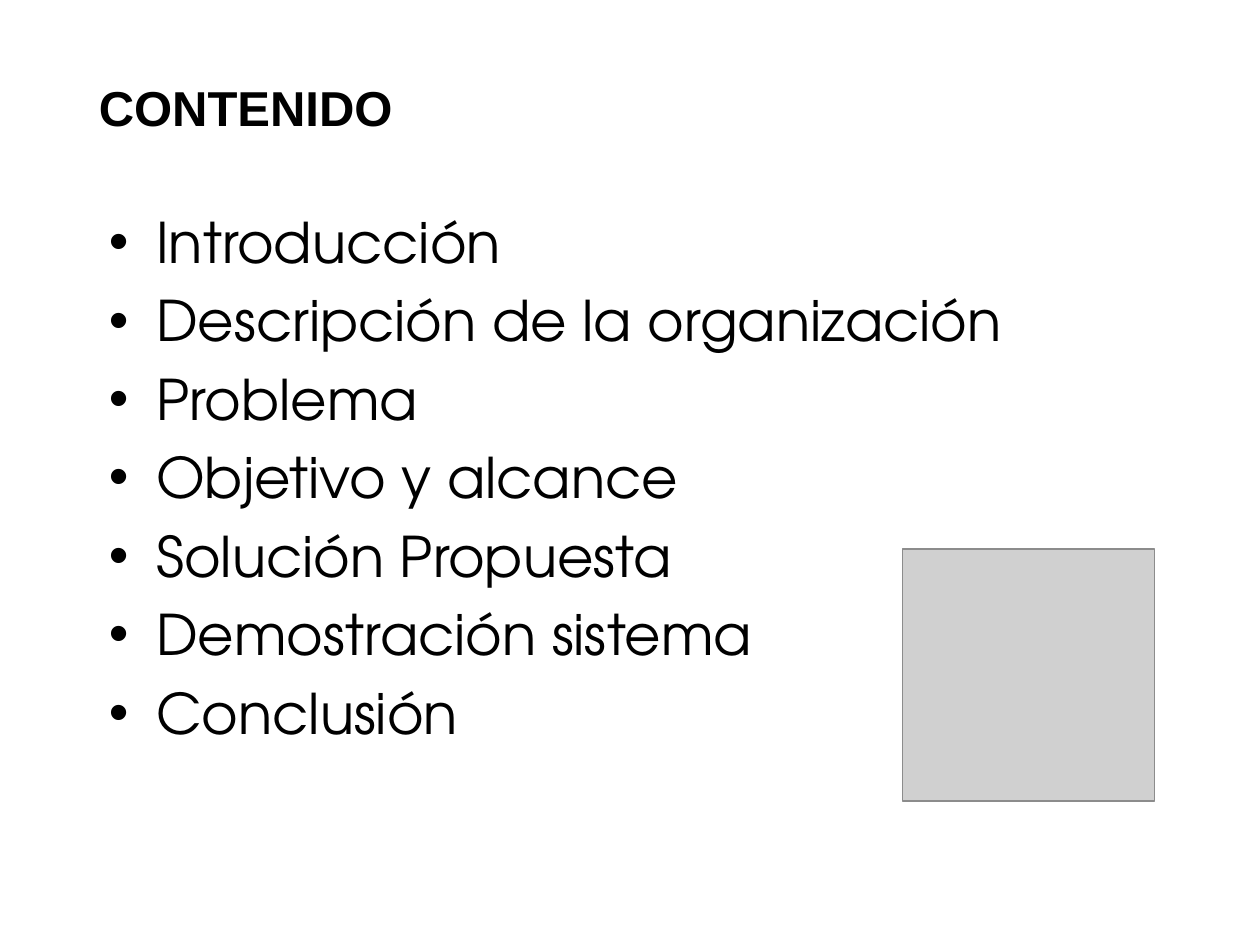
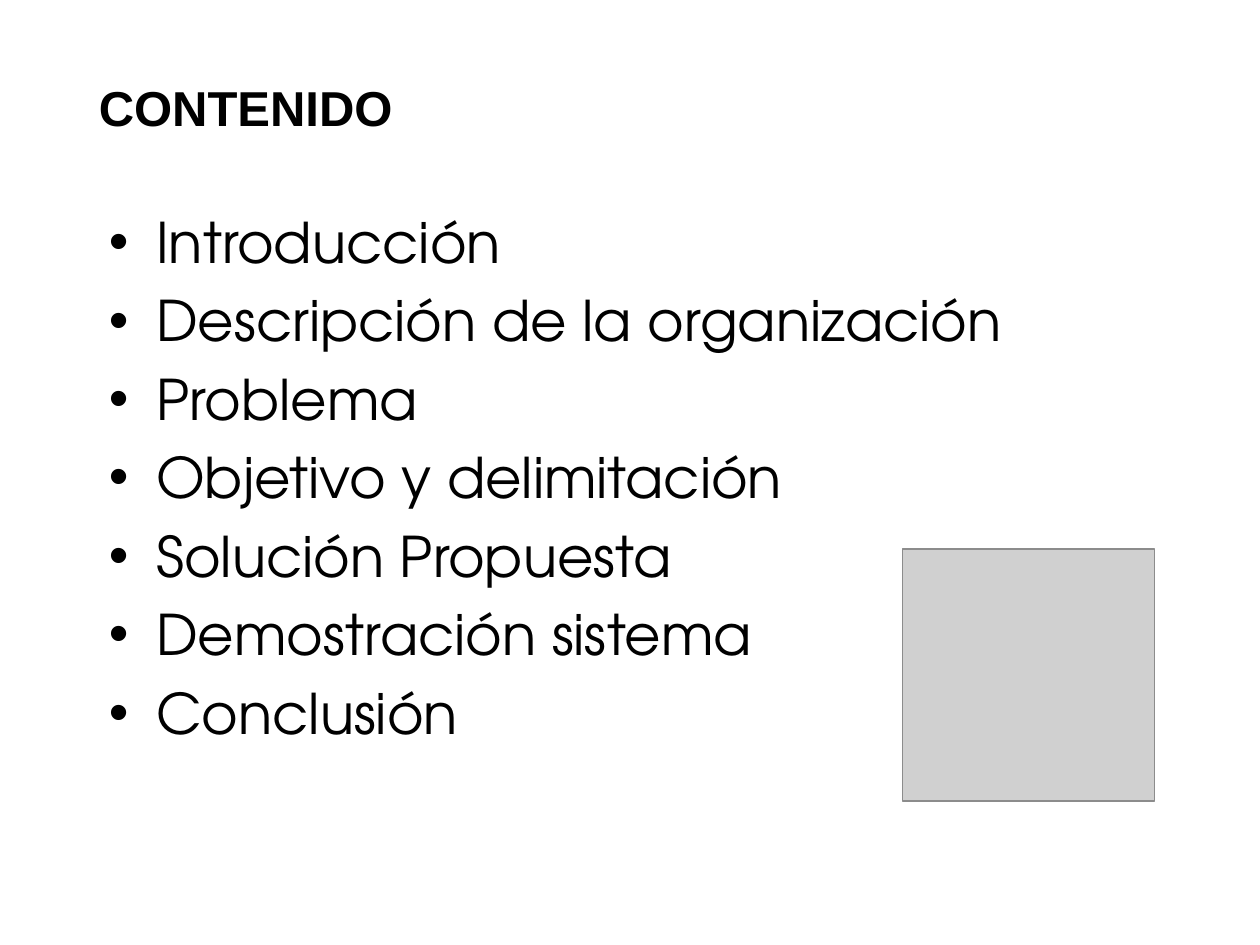
Before and after one commit to saburto/sigset, a slide deck: slide 2 of sigset/documentos/Documentos finales/Presentacion.pptx. Drawn at 1260x945 pixels with LibreOffice and Linux fonts; fonts in the diff are those of the drawing; grey boxes stand for pictures; background and template pictures are left out. Boxes give left, top, right and bottom in pixels: in the first picture for what was removed or moved away, otherwise in the second. Text is boxed around its words. In the diff, an @@ line names an element or a change of style, - is before the commit and + after.

```diff
--- a/sigset/documentos/Documentos finales/Presentacion.pptx
+++ b/sigset/documentos/Documentos finales/Presentacion.pptx
@@ text at box(156, 455, 782, 509): text changed @@
-• Objetivo y alcance
+• Objetivo y delimitación
```
